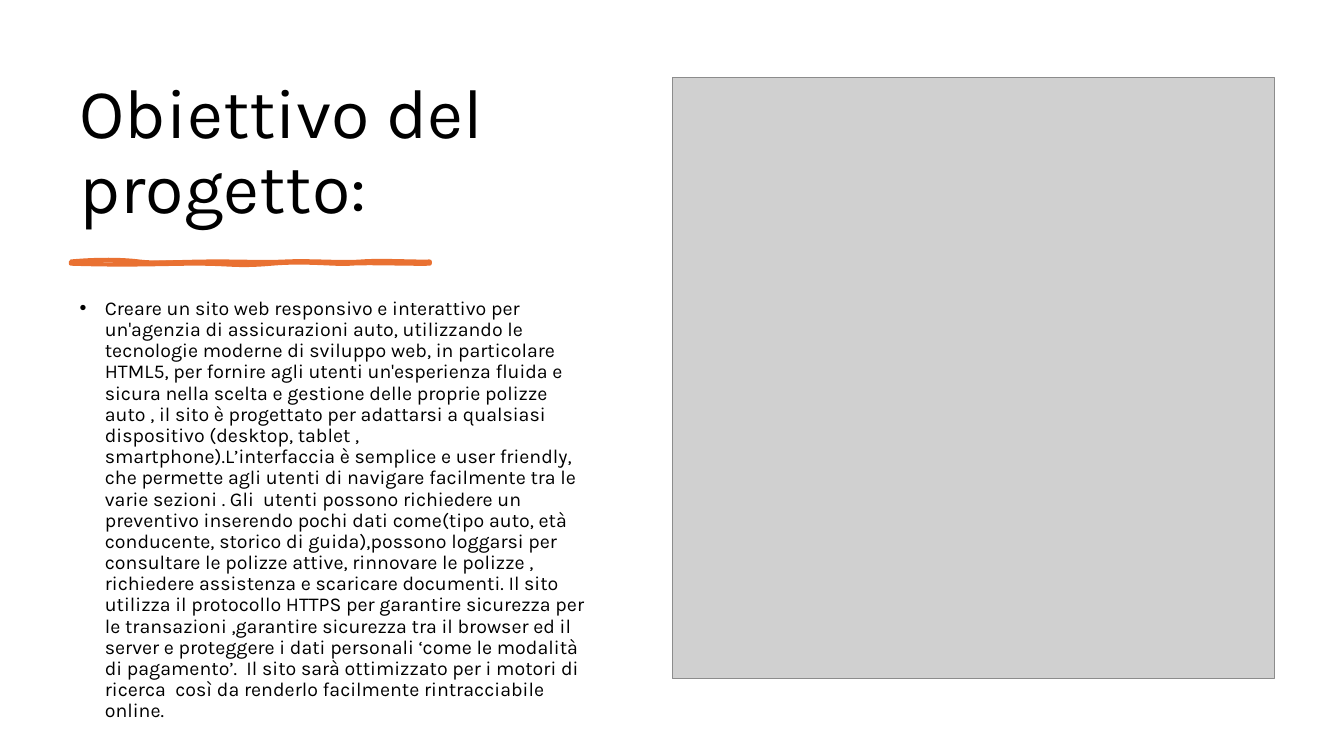
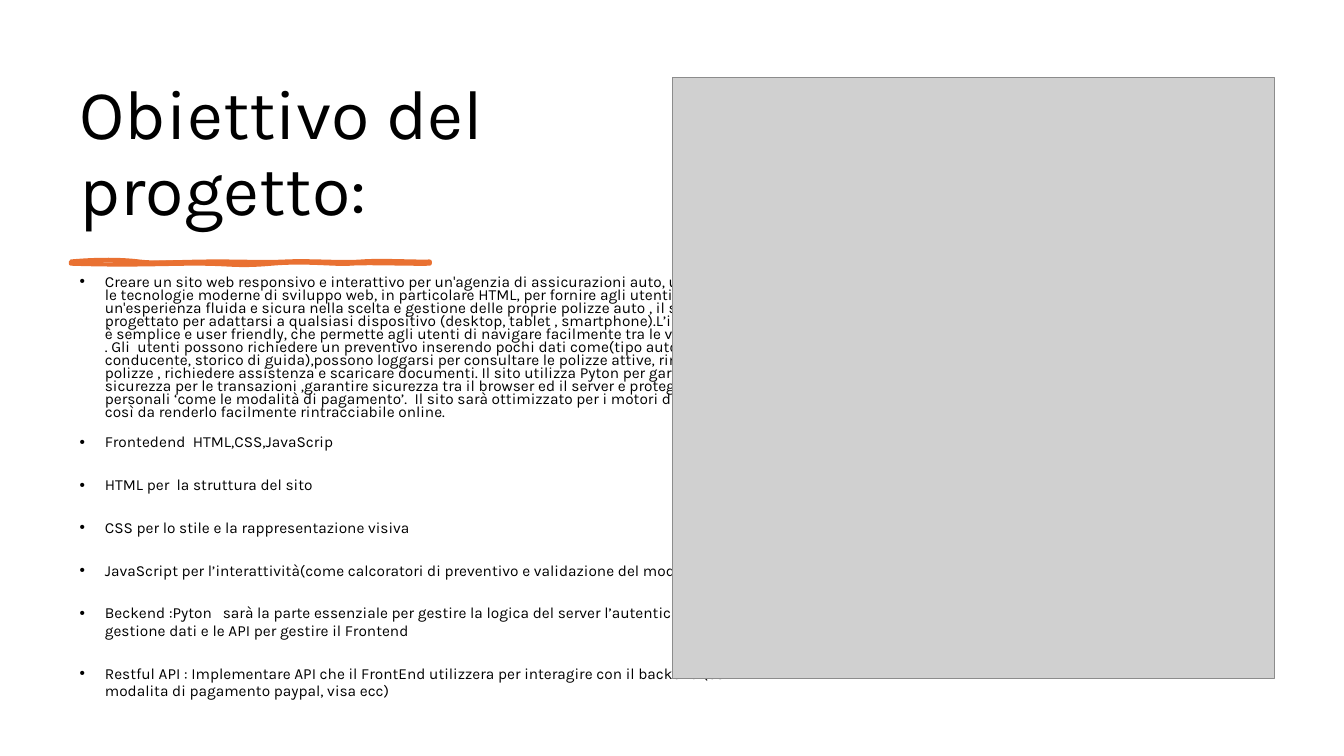
Before and after one commit to Progetti-Universita/tech_web, a slide deck: slide 2 of AssicuraMe.pptx. Drawn at 1344x756 pixels with LibreOffice and Linux fonts; fonts in the diff are those of the drawing; grey boxes stand for pictures. Boxes give left, top, right and bottom in pixels: in the first picture for what was removed or moved away, otherwise in the second. Text is boxed around its words. In the diff, an @@ line names an element or a change of style, - is before the commit and + after.

```diff
--- a/AssicuraMe.pptx
+++ b/AssicuraMe.pptx
@@ text at [105,274,748,700]: text changed; size 14 to 11 pt @@
-• Creare un sito web responsivo e interattivo per un'agenzia di assicurazioni auto, utilizzando le tecnologie moderne di sviluppo web, in particolare HTML5, per fornire agli utenti un'esperienza fluida e sicura nella scelta e gestione delle proprie polizze auto , il sito è progettato per adattarsi a qualsiasi dispositivo (desktop, tablet , smartphone).L’interfaccia è semplice e user friendly, che permette agli utenti di navigare facilmente tra le varie sezioni . Gli utenti possono richiedere un preventivo inserendo pochi dati come(tipo auto, età conducente, storico di guida),possono loggarsi per consultare le polizze attive, rinnovare le polizze , richiedere assistenza e scaricare documenti. Il sito utilizza il protocollo HTTPS per garantire sicurezza per le transazioni ,garantire sicurezza tra il browser ed il server e proteggere i dati personali ‘come le modalità di pagamento’. Il sito sarà ottimizzato per i motori di ricerca così da renderlo facilmente rintracciabile online.
+• Creare un sito web responsivo e interattivo per un'agenzia di assicurazioni auto, utilizzando le tecnologie moderne di sviluppo web, in particolare HTML, per fornire agli utenti un'esperienza fluida e sicura nella scelta e gestione delle proprie polizze auto , il sito è progettato per adattarsi a qualsiasi dispositivo (desktop, tablet , smartphone).L’interfaccia è semplice e user friendly, che permette agli utenti di navigare facilmente tra le varie sezioni . Gli utenti possono richiedere un preventivo inserendo pochi dati come(tipo auto, età conducente, storico di guida),possono loggarsi per consultare le polizze attive, rinnovare le polizze , richiedere assistenza e scaricare documenti. Il sito utilizza Pyton per garantire sicurezza per le transazioni ,garantire sicurezza tra il browser ed il server e proteggere i dati personali ‘come le modalità di pagamento’. Il sito sarà ottimizzato per i motori di ricerca così da renderlo facilmente rintracciabile online.
+• Frontedend HTML,CSS,JavaScrip
+• HTML per la struttura del sito
+• CSS per lo stile e la rappresentazione visiva
+• JavaScript per l’interattività(come calcoratori di preventivo e validazione del modulo)
+• Beckend :Pyton sarà la parte essenziale per gestire la logica del server l’autenticazione , gestione dati e le API per gestire il Frontend
+• Restful API : Implementare API che il FrontEnd utilizzera per interagire con il backend (es modalita di pagamento paypal, visa ecc)
```
Also in this commit, not shown: 1 other slide changed.
